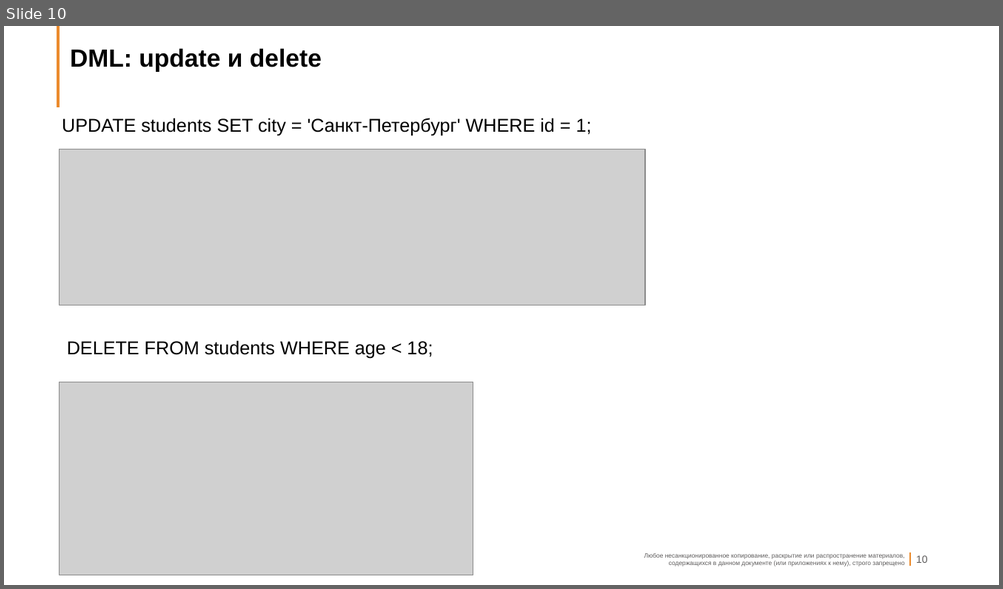
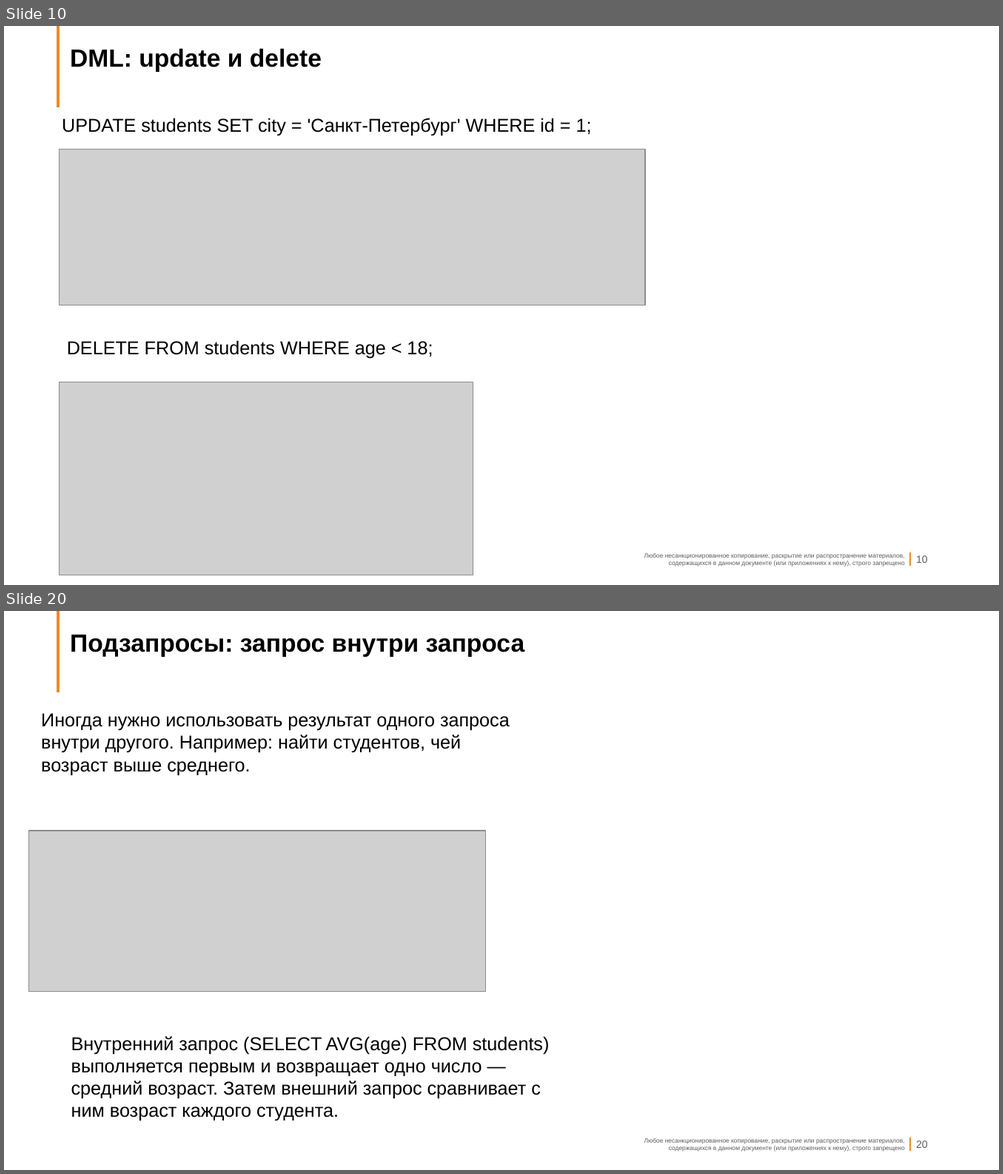
Before and after one commit to vivyako/it-24107, a slide deck: Лекция2_Основы_SQL.pptx. Shown one above the other, each under a label of ours: slide 10 before the commit, slides 10 and 20 after it; the slides between them are not shown. The pictures are 1003x589 and 1003x1174 pixels, drawn with LibreOffice and Linux fonts; fonts in the diff are those of the drawing; grey boxes stand for pictures; background and template pictures are left out. Boxes give left, top, right and bottom in pixels: in the first picture for what was removed or moved away, otherwise in the second. Text is boxed around its words. In the diff, an @@ line names an element or a change of style, - is before the commit and + after.

```diff
--- a/Лекция2_Основы_SQL.pptx
+++ b/Лекция2_Основы_SQL.pptx
@@ slide 20 added at (x1=4, y1=611, x2=999, y2=1170), background #FFFFFF; not listed: 5 template elements that a slide beside it also shows @@
@@ title added at (x1=70, y1=635, x2=525, y2=657), 24 pt, text #000000, bold @@
+Подзапросы: запрос внутри запроса
@@ text added at (x1=41, y1=713, x2=509, y2=775), 18 pt, text #000000 @@
+Иногда нужно использовать результат одного запроса внутри другого. Например: найти студентов, чей возраст выше среднего.
@@ picture added at (x1=28, y1=831, x2=485, y2=992) @@
@@ text added at (x1=71, y1=1037, x2=549, y2=1122), 18 pt, text #000000 @@
+Внутренний запрос (SELECT AVG(age) FROM students) выполняется первым и возвращает одно число — средний возраст. Затем внешний запрос сравнивает с ним возраст каждого студента.
```
Also in this commit, not shown: 1 slide changed, 19 other slides added.
